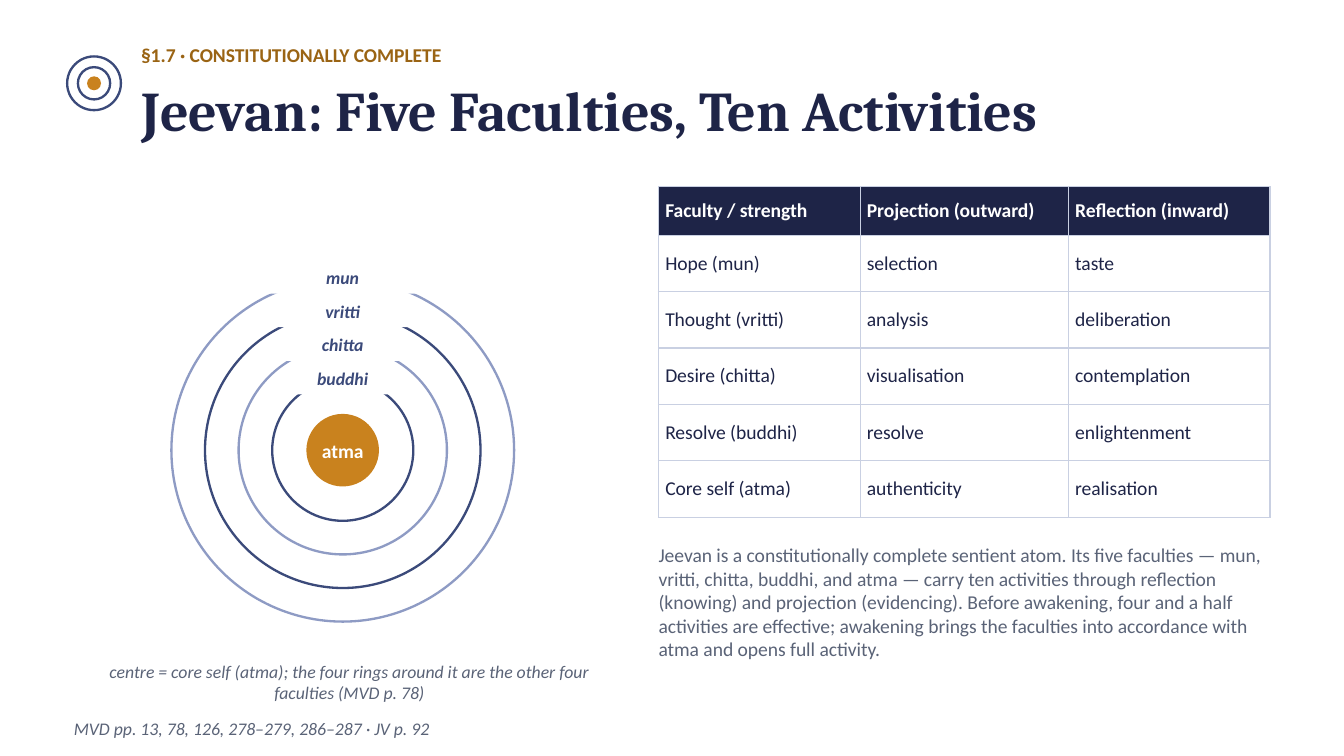
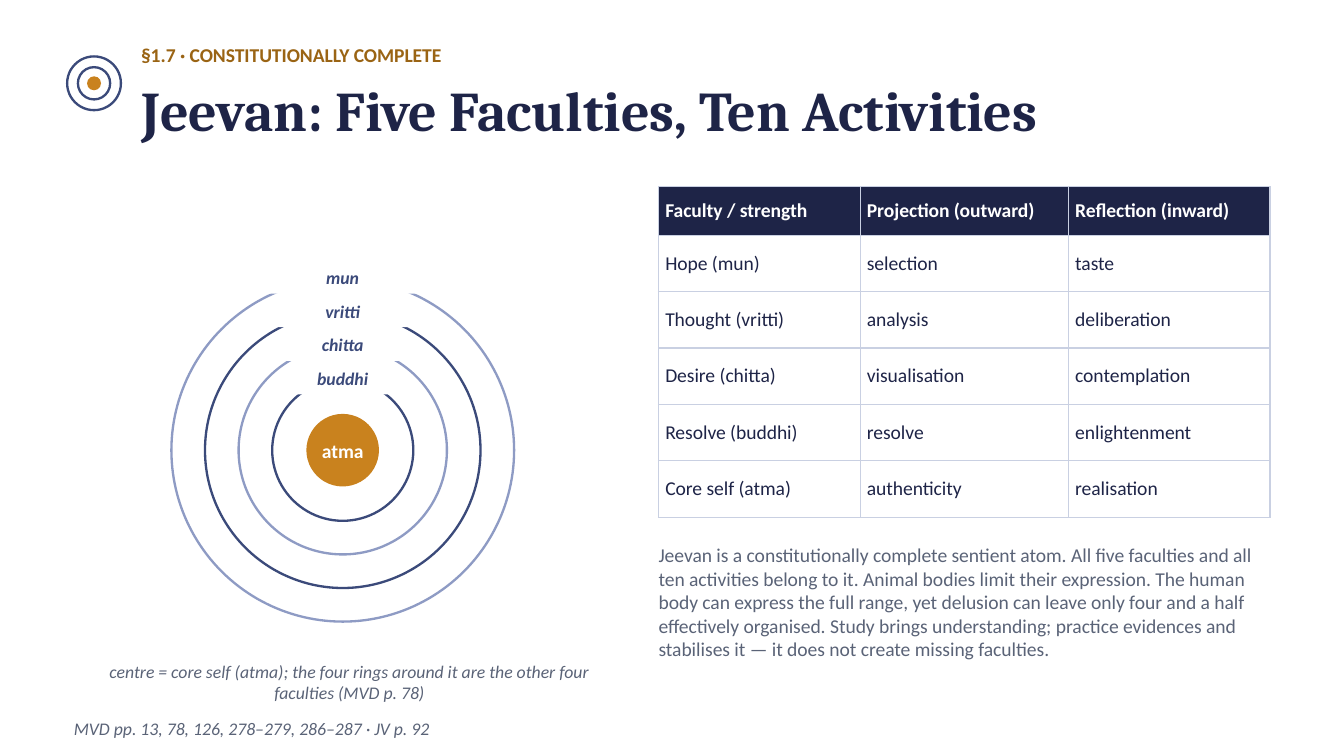
Before and after one commit to raghavamohan/AnalyticMadhyasthDarshan, a slide deck: slide 14 of Studies/The-Ontology-of-Coexistence/The-Ontology-of-Existence-Madhyasth-Darshan.pptx. Drawn at 1344x756 pixels with LibreOffice and Linux fonts; fonts in the diff are those of the drawing. Boxes give left, top, right and bottom in pixels: in the first picture for what was removed or moved away, otherwise in the second. Text is boxed around its words. In the diff, an @@ line names an element or a change of style, - is before the commit and + after.

```diff
--- a/Studies/The-Ontology-of-Coexistence/The-Ontology-of-Existence-Madhyasth-Darshan.pptx
+++ b/Studies/The-Ontology-of-Coexistence/The-Ontology-of-Existence-Madhyasth-Darshan.pptx
@@ text at (659, 548, 1251, 660): text changed @@
-Jeevan is a constitutionally complete sentient atom. Its five faculties — mun, vritti, chitta, buddhi, and atma — carry ten activities through reflection (knowing) and projection (evidencing). Before awakening, four and a half activities are effective; awakening brings the faculties into accordance with atma and opens full activity.
+Jeevan is a constitutionally complete sentient atom. All five faculties and all ten activities belong to it. Animal bodies limit their expression. The human body can express the full range, yet delusion can leave only four and a half effectively organised. Study brings understanding; practice evidences and stabilises it — it does not create missing faculties.
```
Also in this commit, not shown: 12 other slides changed, 12 other files.
